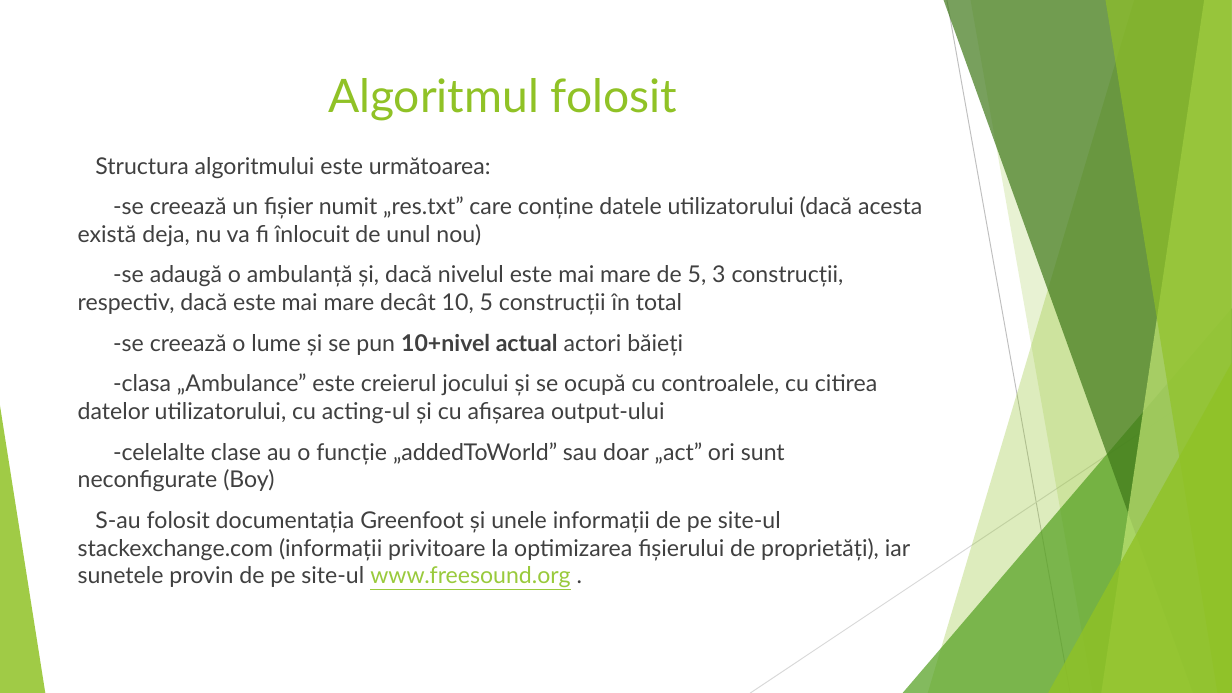
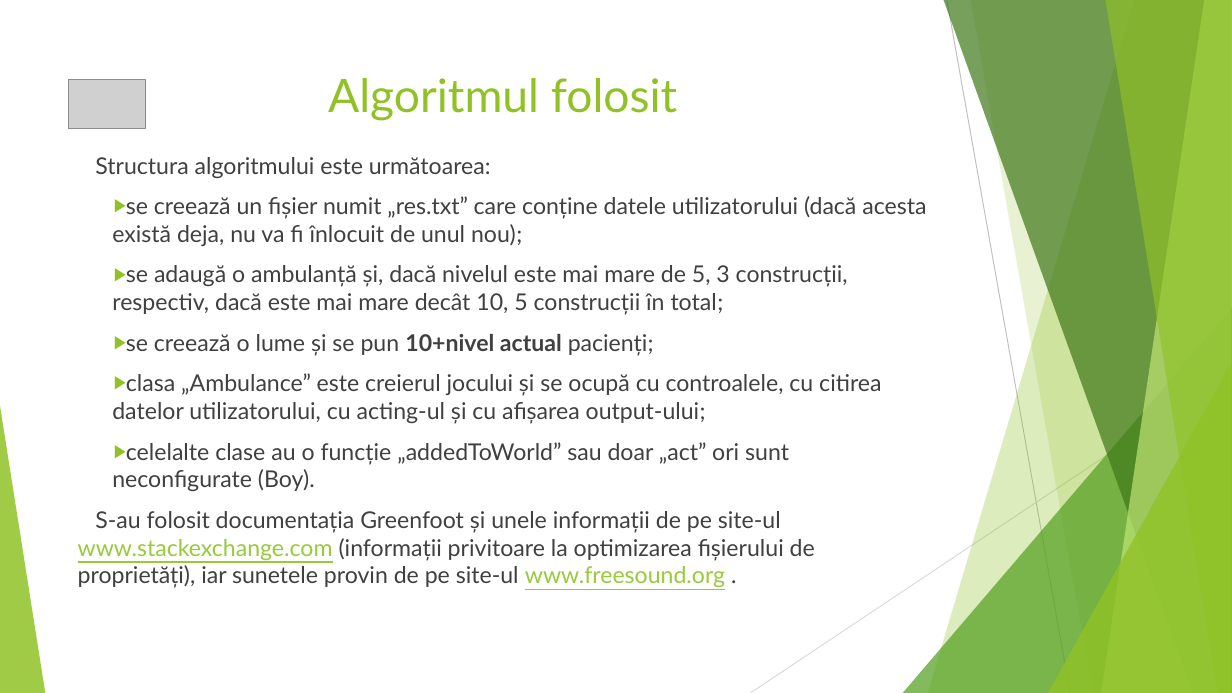
Before and after one commit to minealex2244/Fasty, a slide deck: slide 4 of Fasty.pptx (slide 5 before the commit). Drawn at 1232x693 pixels with LibreOffice and Linux fonts; fonts in the diff are those of the drawing; grey boxes stand for pictures. Boxes give left, top, right and bottom in pixels: in the first picture for what was removed or moved away, otherwise in the second. Text is boxed around its words. In the diff, an @@ line names an element or a change of style, - is before the commit and + after.

Commit message:
Add files via upload (#17)

```diff
--- a/Fasty.pptx
+++ b/Fasty.pptx
@@ picture added at (x1=68, y1=80, x2=145, y2=128) @@
@@ text at (x1=78, y1=196, x2=926, y2=588): text changed @@
--se creează un fișier numit „res.txt” care conține datele utilizatorului (dacă acesta există deja, nu va fi înlocuit de unul nou)
--se adaugă o ambulanță și, dacă nivelul este mai mare de 5, 3 construcții, respectiv, dacă este mai mare decât 10, 5 construcții în total
--se creează o lume și se pun 10+nivel actual actori băieți
--clasa „Ambulance” este creierul jocului și se ocupă cu controalele, cu citirea datelor utilizatorului, cu acting-ul și cu afișarea output-ului
--celelalte clase au o funcție „addedToWorld” sau doar „act” ori sunt neconfigurate (Boy)
-S-au folosit documentația Greenfoot și unele informații de pe site-ul stackexchange.com (informații privitoare la optimizarea fișierului de proprietăți), iar sunetele provin de pe site-ul www.freesound.org .
+▶ se creează un fișier numit „res.txt” care conține datele utilizatorului (dacă acesta există deja, nu va fi înlocuit de unul nou);
+▶ se adaugă o ambulanță și, dacă nivelul este mai mare de 5, 3 construcții, respectiv, dacă este mai mare decât 10, 5 construcții în total;
+▶ se creează o lume și se pun 10+nivel actual pacienți;
+▶ clasa „Ambulance” este creierul jocului și se ocupă cu controalele, cu citirea datelor utilizatorului, cu acting-ul și cu afișarea output-ului;
+▶ celelalte clase au o funcție „addedToWorld” sau doar „act” ori sunt neconfigurate (Boy).
+S-au folosit documentația Greenfoot și unele informații de pe site-ul www.stackexchange.com (informații privitoare la optimizarea fișierului de proprietăți), iar sunetele provin de pe site-ul www.freesound.org .
```
Also in this commit, not shown: 3 other slides changed.
